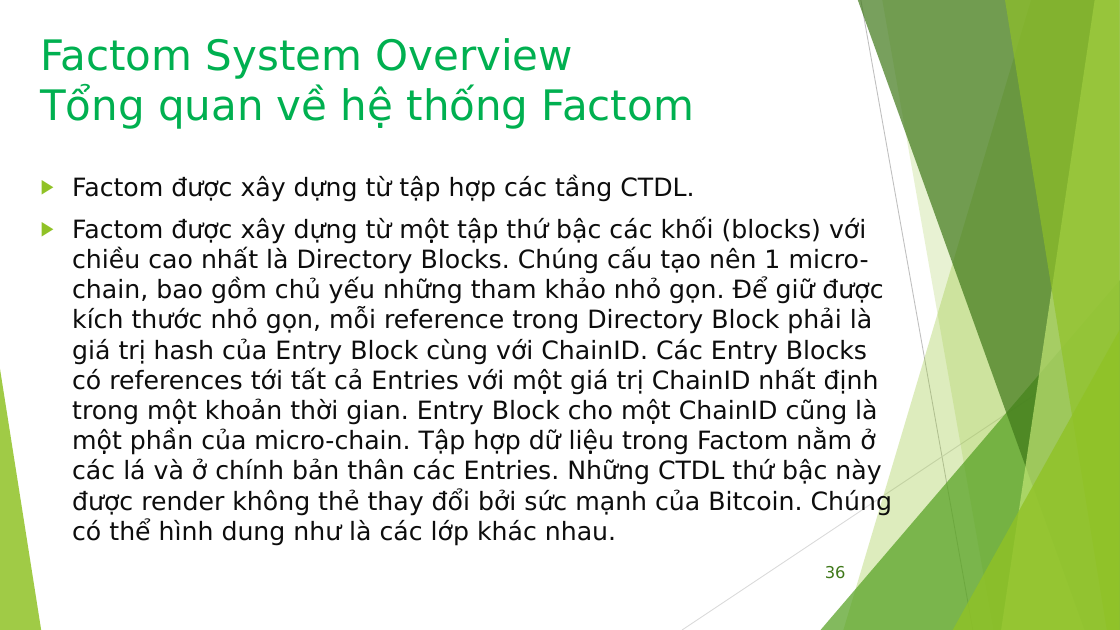
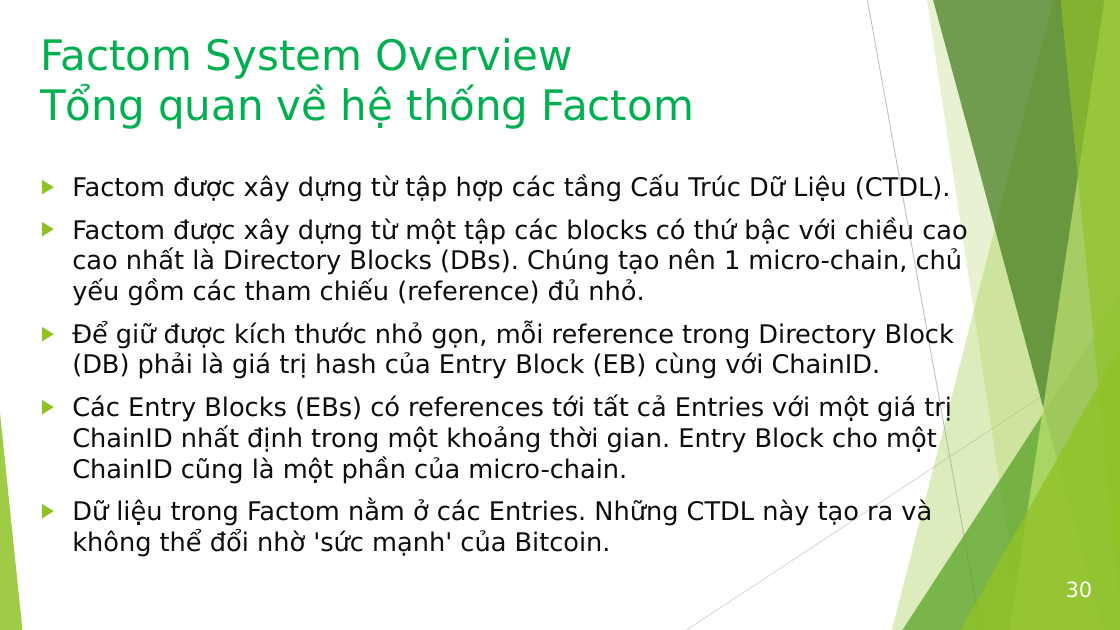
Before and after one commit to bku-blockchain/factom-research, a slide deck: slide 30 of docs/Factom_Intro_2.pptx (slide 36 before the commit). Drawn at 1120x630 pixels with LibreOffice and Linux fonts; fonts in the diff are those of the drawing. Boxes give left, top, right and bottom in pixels: in the first picture for what was removed or moved away, otherwise in the second. Text is boxed around its words. In the diff, an @@ line names an element or a change of style, - is before the commit and + after.

```diff
--- a/docs/Factom_Intro_2.pptx
+++ b/docs/Factom_Intro_2.pptx
@@ line moved from (861, 0) - (973, 630) to (868, 0) - (981, 630) @@
@@ freeform shape: place and size @@
-freeform shape at (844, 0, 1120, 630)
+freeform shape at (892, 0, 1120, 630)
@@ freeform shape: place and size @@
-freeform shape at (882, 0, 1120, 630)
+freeform shape at (928, 0, 1120, 630)
@@ freeform shape: place and size @@
-freeform shape at (858, 0, 1120, 630)
+freeform shape at (933, 0, 1120, 630)
@@ freeform shape: place and size @@
-freeform shape at (1002, 0, 1120, 630)
+freeform shape at (1010, 0, 1120, 630)
@@ freeform shape: place and size @@
-freeform shape at (1005, 0, 1120, 630)
+freeform shape at (1061, 0, 1120, 630)
@@ text at (72, 176, 967, 556): text changed; size 21.6 to 22 pt @@
-▶ Factom được xây dựng từ tập hợp các tầng CTDL.
-▶ Factom được xây dựng từ một tập thứ bậc các khối (blocks) với chiều cao nhất là Directory Blocks. Chúng cấu tạo nên 1 micro-chain, bao gồm chủ yếu những tham khảo nhỏ gọn. Để giữ được kích thước nhỏ gọn, mỗi reference trong Directory Block phải là giá trị hash của Entry Block cùng với ChainID. Các Entry Blocks có references tới tất cả Entries với một giá trị ChainID nhất định trong một khoản thời gian. Entry Block cho một ChainID cũng là một phần của micro-chain. Tập hợp dữ liệu trong Factom nằm ở các lá và ở chính bản thân các Entries. Những CTDL thứ bậc này được render không thẻ thay đổi bởi sức mạnh của Bitcoin. Chúng có thể hình dung như là các lớp khác nhau.
+▶ Factom được xây dựng từ tập hợp các tầng Cấu Trúc Dữ Liệu (CTDL).
+▶ Factom được xây dựng từ một tập các blocks có thứ bậc với chiều cao cao nhất là Directory Blocks (DBs). Chúng tạo nên 1 micro-chain, chủ yếu gồm các tham chiếu (reference) đủ nhỏ.
+▶ Để giữ được kích thước nhỏ gọn, mỗi reference trong Directory Block (DB) phải là giá trị hash của Entry Block (EB) cùng với ChainID.
+▶ Các Entry Blocks (EBs) có references tới tất cả Entries với một giá trị ChainID nhất định trong một khoảng thời gian. Entry Block cho một ChainID cũng là một phần của micro-chain.
+▶ Dữ liệu trong Factom nằm ở các Entries. Những CTDL này tạo ra và không thể đổi nhờ 'sức mạnh' của Bitcoin.
@@ triangle: place and size @@
-triangle at (821, 280, 1120, 630)
+triangle at (902, 280, 1120, 630)
@@ line moved from (1120, 339) - (682, 630) to (1120, 339) - (686, 630) @@
@@ triangle: place and size @@
-triangle at (953, 330, 1120, 630)
+triangle at (961, 330, 1120, 630)
@@ triangle: place and size @@
-triangle at (0, 369, 41, 630)
+triangle at (0, 369, 23, 630)
@@ page number removed at (825, 566, 846, 579) @@
-36
@@ page number added at (1066, 581, 1093, 598), 18 pt, text #FFFFFF @@
+30
```
Also in this commit, not shown: 32 other slides changed, 5 slides added, 15 slides removed.
